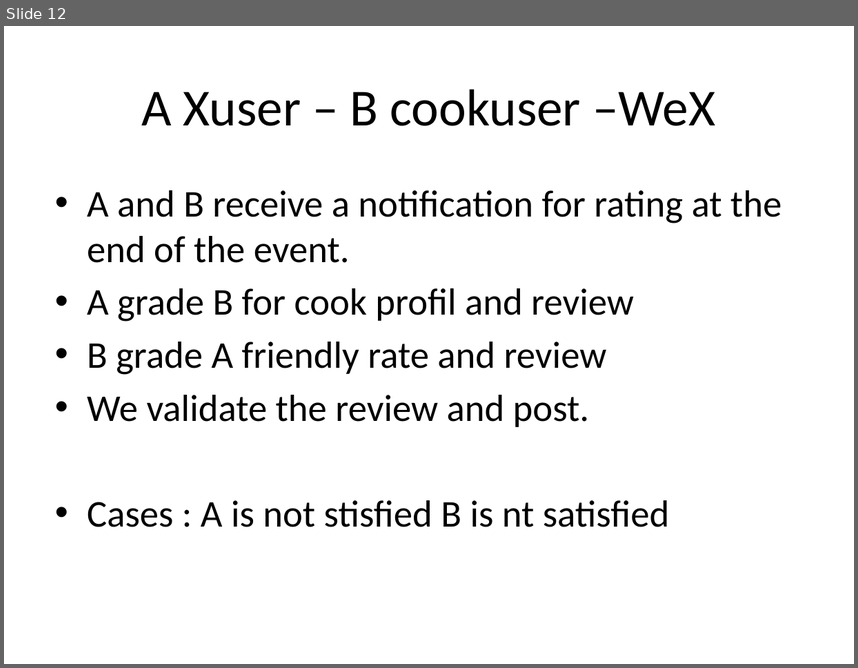
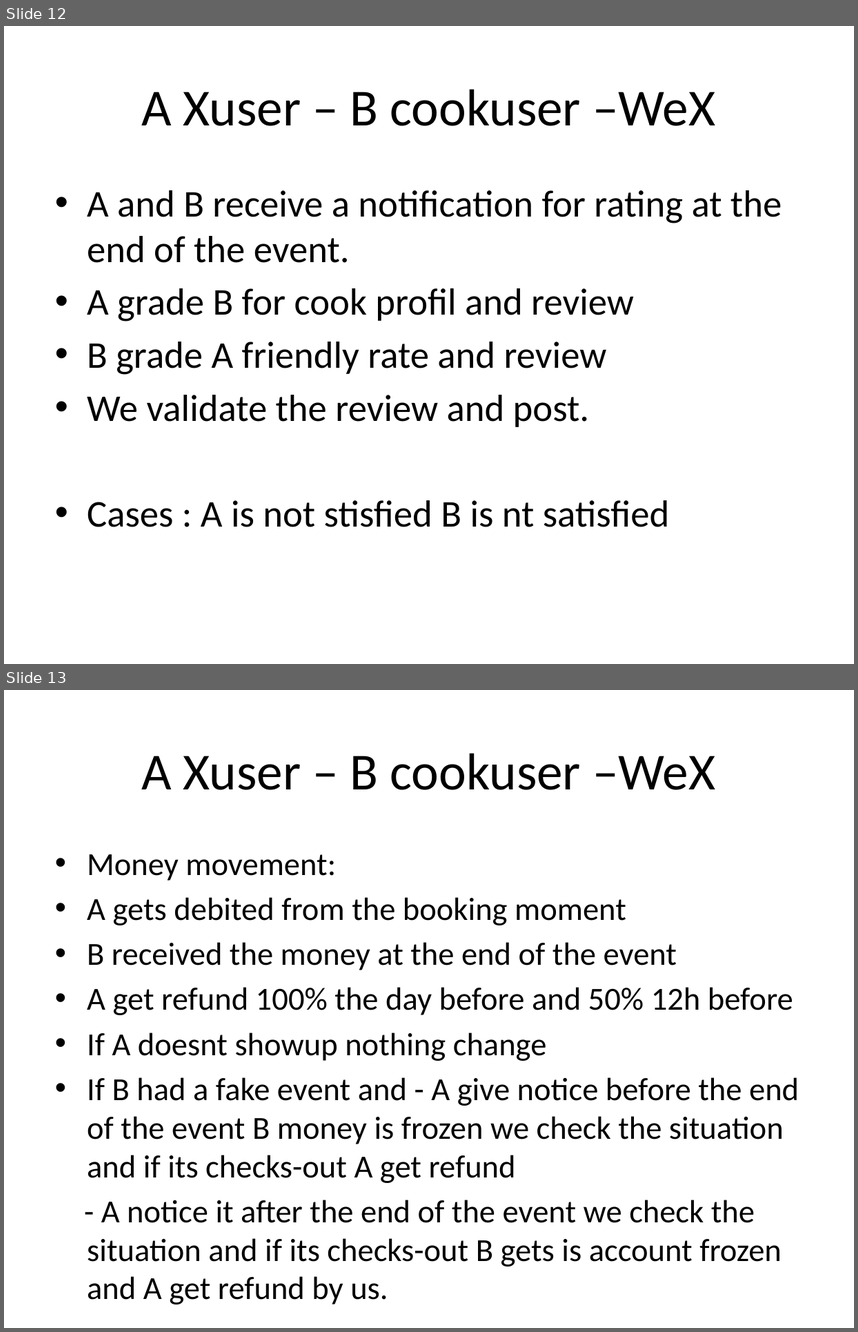
Before and after one commit to jrepusseau/jrepusseau.github.io, a slide deck: UnskilledStudio/CookXme/CookXme.pptx. Shown one above the other, each under a label of ours: slide 12 before the commit, slides 12 and 13 after it. The pictures are 858x668 and 858x1332 pixels, drawn with LibreOffice and Linux fonts; fonts in the diff are those of the drawing. Boxes give left, top, right and bottom in pixels: in the first picture for what was removed or moved away, otherwise in the second. Text is boxed around its words. In the diff, an @@ line names an element or a change of style, - is before the commit and + after.

```diff
--- a/UnskilledStudio/CookXme/CookXme.pptx
+++ b/UnskilledStudio/CookXme/CookXme.pptx
@@ slide 13 added at (x1=4, y1=690, x2=854, y2=1328), background #FFFFFF @@
@@ title added at (x1=141, y1=753, x2=715, y2=790), 44 pt, text #000000 @@
+A Xuser – B cookuser –WeX
@@ text added at (x1=87, y1=854, x2=799, y2=1266), 27.2 pt, text #000000 @@
+• Money movement:
+• A gets debited from the booking moment
+• B received the money at the end of the event
+• A get refund 100% the day before and 50% 12h before
+• If A doesnt showup nothing change
+• If B had a fake event and - A give notice before the end of the event B money is frozen we check the situation and if its checks-out A get refund
+- A notice it after the end of the event we check the situation and if its checks-out B gets is account frozen and A get refund by us.
```
Also in this commit, not shown: 49 other files.
